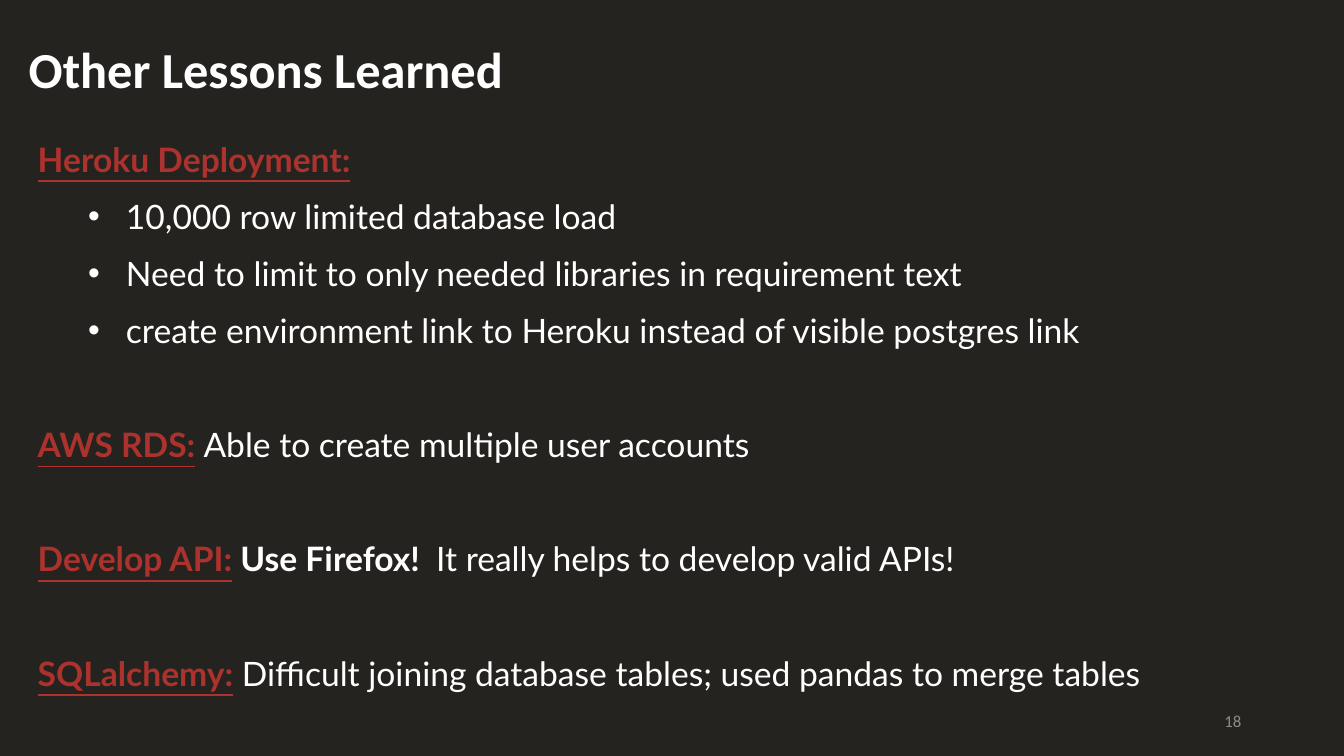
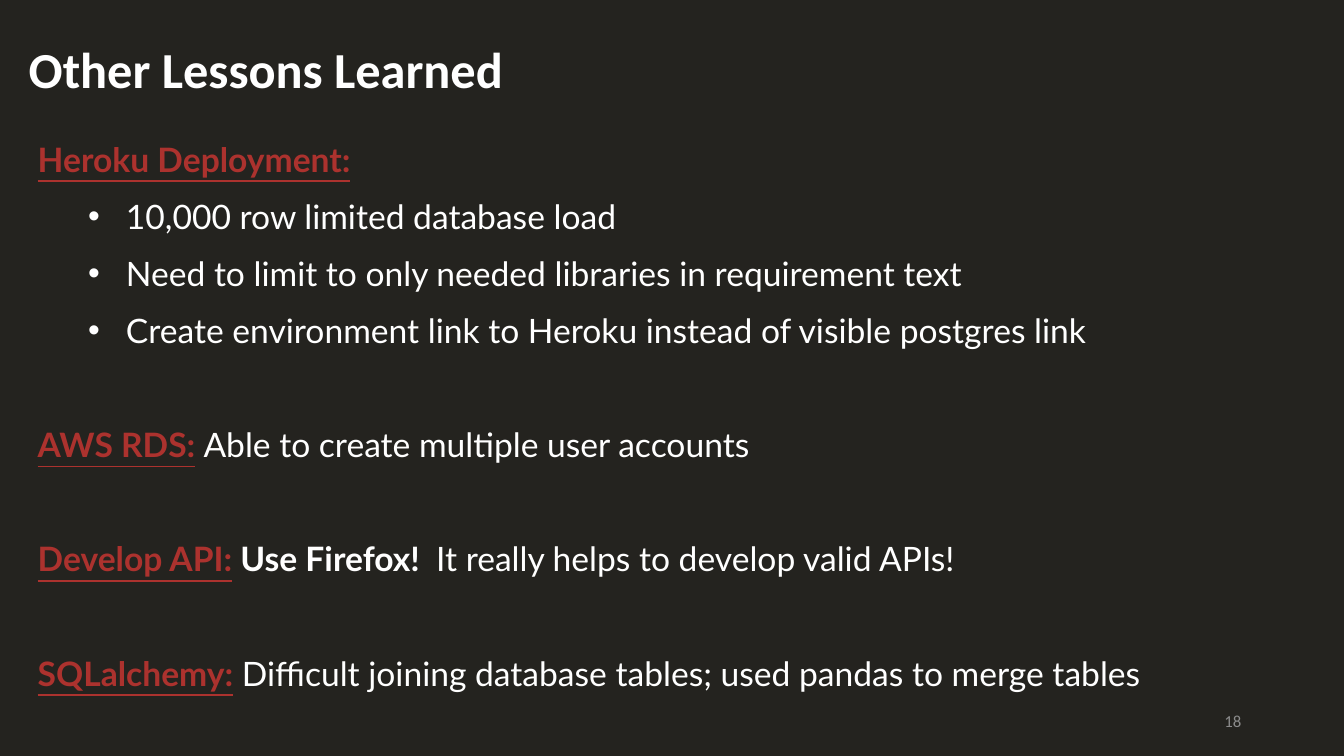
Before and after one commit to HaifaNajdawi/The_big_chill, a slide deck: slide 18 of Final_Report_Out_Presentation.pptx. Drawn at 1344x756 pixels with LibreOffice and Linux fonts; fonts in the diff are those of the drawing. Boxes give left, top, right and bottom in pixels: in the first picture for what was removed or moved away, otherwise in the second. Text is boxed around its words. In the diff, an @@ line names an element or a change of style, - is before the commit and + after.

Commit message:
final presentation

```diff
--- a/Final_Report_Out_Presentation.pptx
+++ b/Final_Report_Out_Presentation.pptx
@@ text at (126,318,1086,349): text changed @@
-  • create environment link to Heroku instead of visible postgres link
+  • Create environment link to Heroku instead of visible postgres link
```
